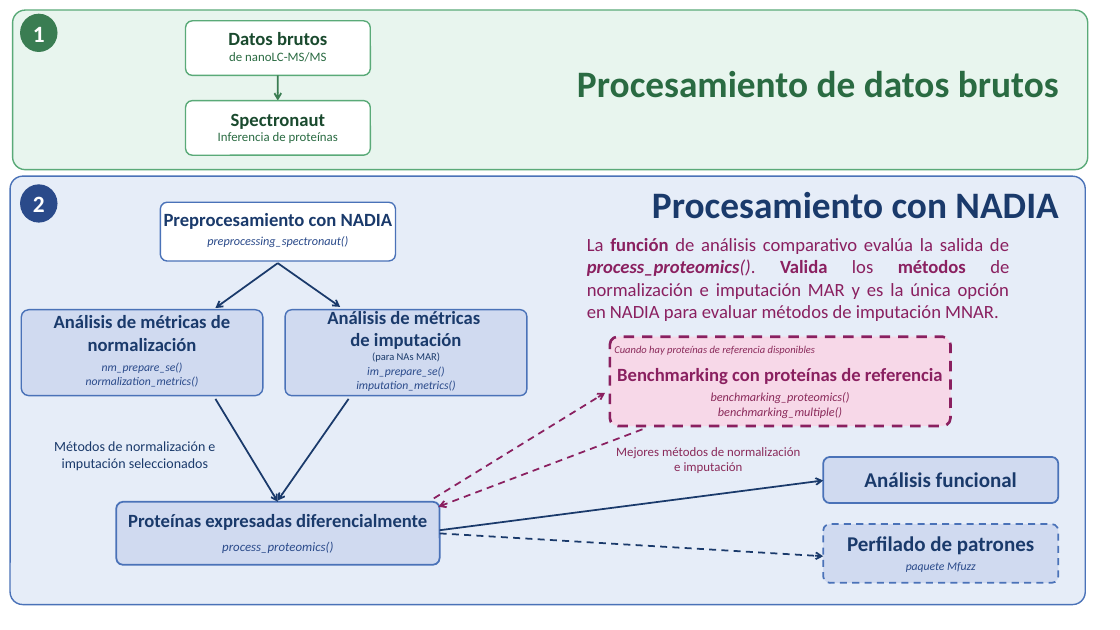
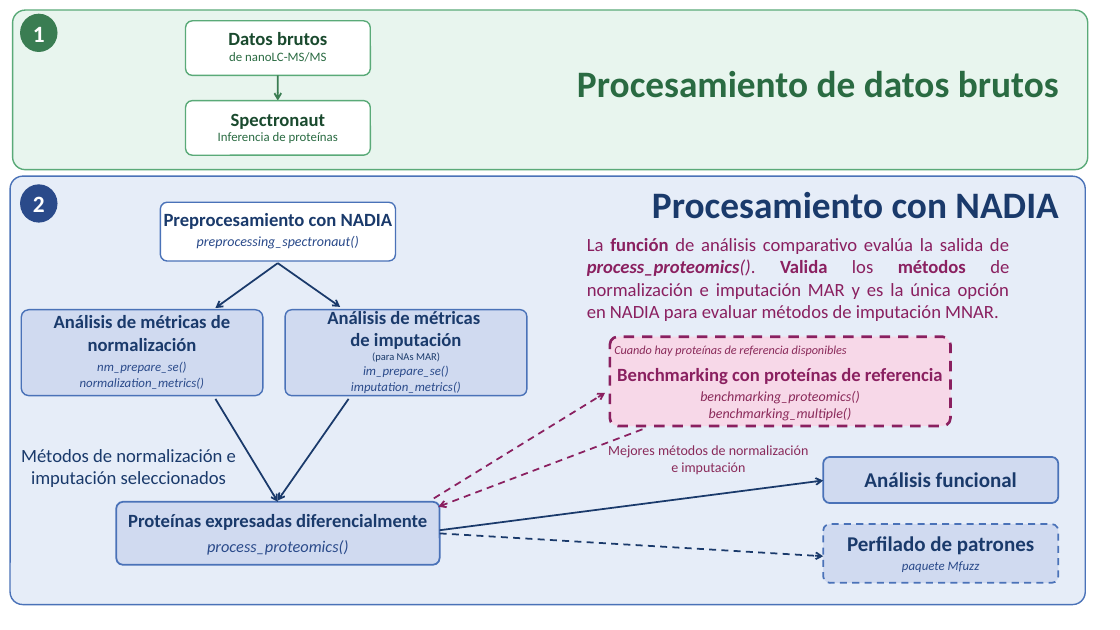
Before and after one commit to delaconcepcioncarlota/practicas_cnb_CdlCR, a slide deck: slide 1 of Docs/pics/Workflow_NADIA_ESP.pptx. Drawn at 1120x630 pixels with LibreOffice and Linux fonts; fonts in the diff are those of the drawing. Boxes give left, top, right and bottom in pixels: in the first picture for what was removed or moved away, otherwise in the second. Text is boxed around its words. In the diff, an @@ line names an element or a change of style, - is before the commit and + after.

```diff
--- a/Docs/pics/Workflow_NADIA_ESP.pptx
+++ b/Docs/pics/Workflow_NADIA_ESP.pptx
@@ text "preprocessing_spectronaut()" at [197, 236, 359, 249]: size 10.5 to 12 pt @@
@@ text "Cuando hay proteínas de referencia ..." at [614, 345, 847, 356]: size 9 to 10.5 pt @@
@@ size 10 to 11 pt in 3 elements at [902, 561, 980, 572], [80, 362, 204, 389], [351, 366, 461, 393] @@
@@ text "benchmarking_proteomics()" at [700, 391, 860, 421]: size 10.5 to 12 pt @@
@@ text "Métodos de normalización e": place and size @@
-text "Métodos de normalización e" at [54, 441, 215, 471]
+text "Métodos de normalización e" at [21, 449, 236, 487]
@@ text "Métodos de normalización e" at [21, 449, 236, 487]: size 12 to 16 pt @@
@@ text "Mejores métodos de normalización" at [608, 445, 809, 474]: size 11 to 12 pt @@
@@ text "process_proteomics()" at [207, 540, 348, 555]: size 11 to 14 pt @@
```
Also in this commit, not shown: 1 other file.
